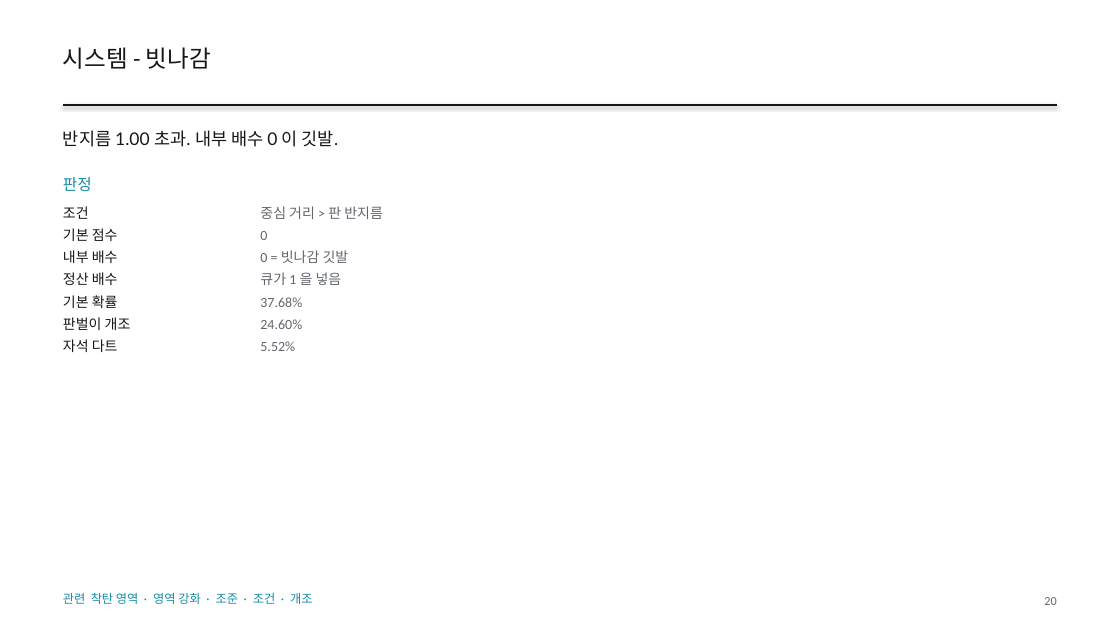
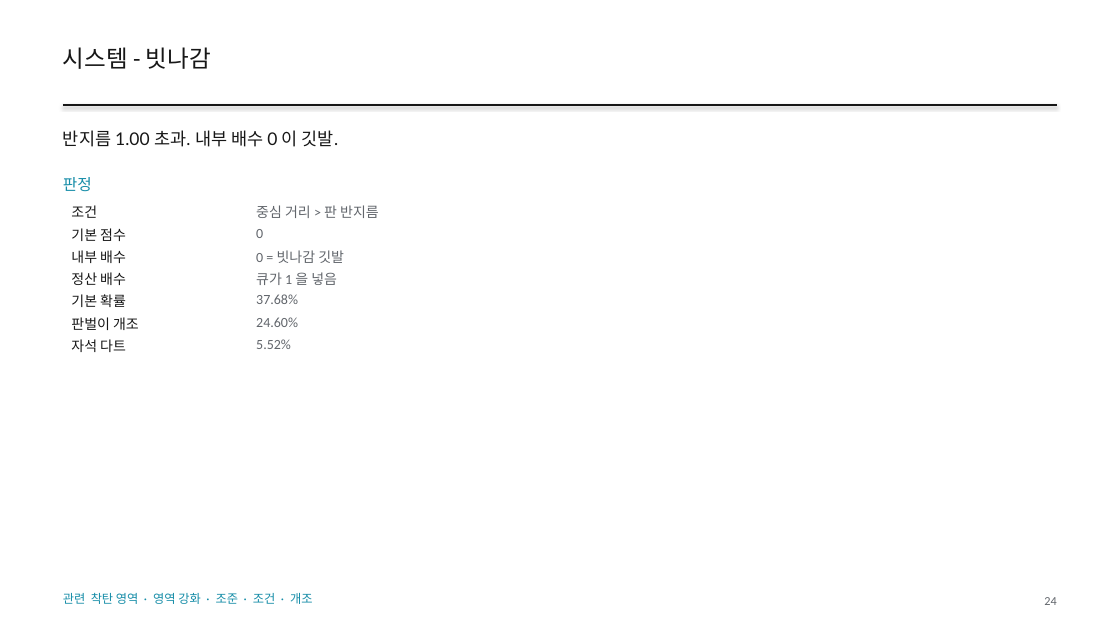
Before and after one commit to GGbong69/test-03, a slide deck: slide 24 of docs/HIGHTONE_기획서.pptx (slide 20 before the commit). Drawn at 1120x630 pixels with LibreOffice and Linux fonts; fonts in the diff are those of the drawing. Boxes give left, top, right and bottom in pixels: in the first picture for what was removed or moved away, otherwise in the second. Text is boxed around its words. In the diff, an @@ line names an element or a change of style, - is before the commit and + after.

```diff
--- a/docs/HIGHTONE_기획서.pptx
+++ b/docs/HIGHTONE_기획서.pptx
@@ text removed at [63, 206, 89, 219] @@
-조건
@@ table added at [63, 200, 1057, 356], 7 rows, 2 columns @@
+조건 | 중심 거리 > 판 반지름
+기본 점수 | 0
+내부 배수 | 0 = 빗나감 깃발
+정산 배수 | 큐가 1 을 넣음
+기본 확률 | 37.68%
+판벌이 개조 | 24.60%
+자석 다트 | 5.52%
@@ text removed at [260, 206, 383, 219] @@
-중심 거리 > 판 반지름
@@ text removed at [63, 228, 118, 241] @@
-기본 점수
@@ text removed at [260, 231, 267, 240] @@
-0
@@ text removed at [63, 250, 118, 263] @@
-내부 배수
@@ text removed at [260, 250, 349, 263] @@
-0 = 빗나감 깃발
@@ text removed at [63, 272, 118, 285] @@
-정산 배수
@@ text removed at [63, 295, 118, 308] @@
-기본 확률
@@ text removed at [260, 272, 342, 285] @@
-큐가 1 을 넣음
@@ text removed at [260, 297, 302, 307] @@
-37.68%
@@ text removed at [63, 317, 131, 330] @@
-판벌이 개조
@@ text removed at [260, 319, 302, 329] @@
-24.60%
@@ text removed at [63, 339, 118, 352] @@
-자석 다트
@@ text removed at [260, 341, 295, 351] @@
-5.52%
@@ text at [1044, 597, 1056, 605]: text changed @@
-20
+24
```
Also in this commit, not shown: 81 other slides changed, 11 slides added, 3 slides removed, 3 other files.
